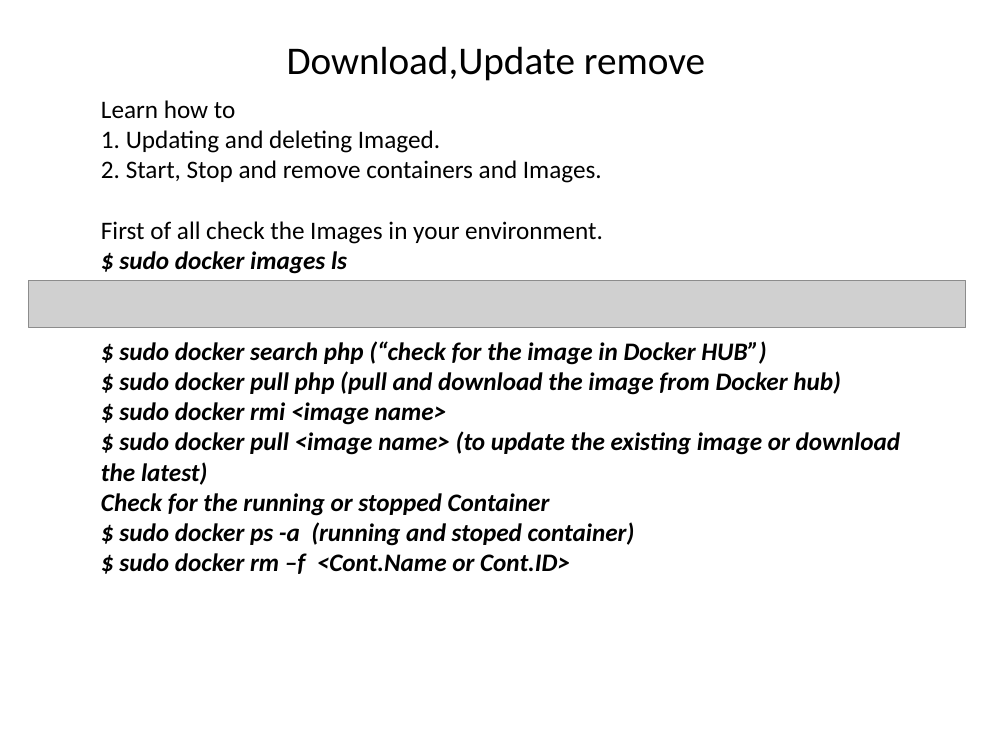
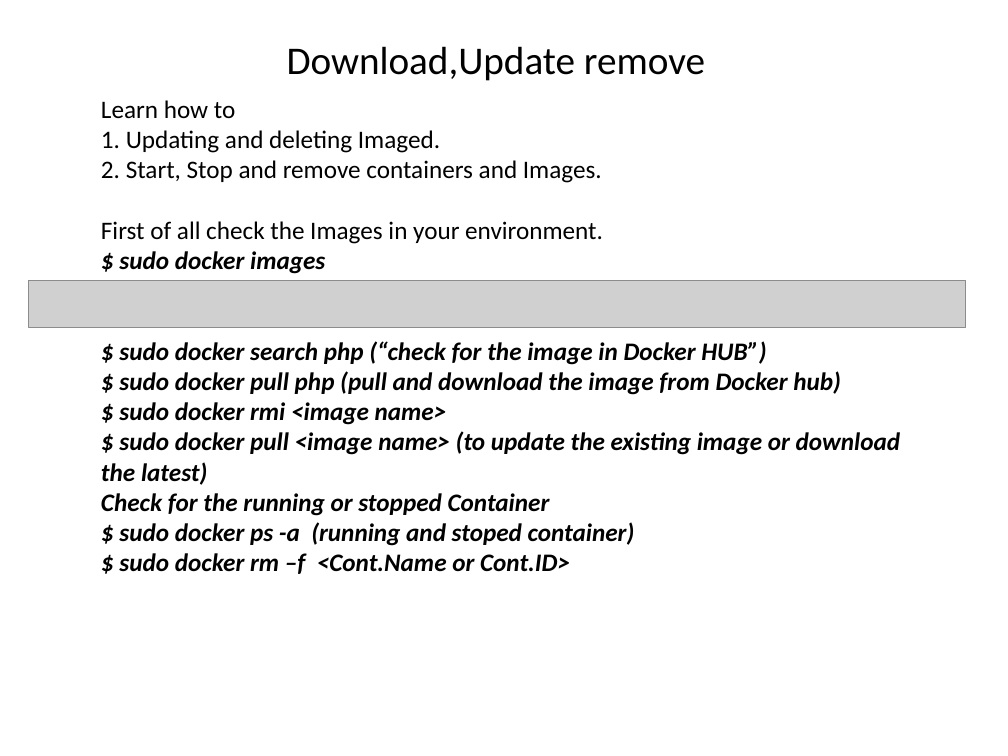
Before and after one commit to zameerpasha/DevopsTrainingRepo, a slide deck: slide 8 of Docker/Docker_Tutorial.pptx. Drawn at 1008x756 pixels with LibreOffice and Linux fonts; fonts in the diff are those of the drawing; grey boxes stand for pictures. Boxes give left, top, right and bottom in pixels: in the first picture for what was removed or moved away, otherwise in the second. Text is boxed around its words. In the diff, an @@ line names an element or a change of style, - is before the commit and + after.

Commit message:
completed the docker ppt.

```diff
--- a/Docker/Docker_Tutorial.pptx
+++ b/Docker/Docker_Tutorial.pptx
@@ text at [119,251,325,274]: text changed @@
-$ sudo docker images ls
+$ sudo docker images
```
Also in this commit, not shown: 5 slides added, 1 slide removed.
